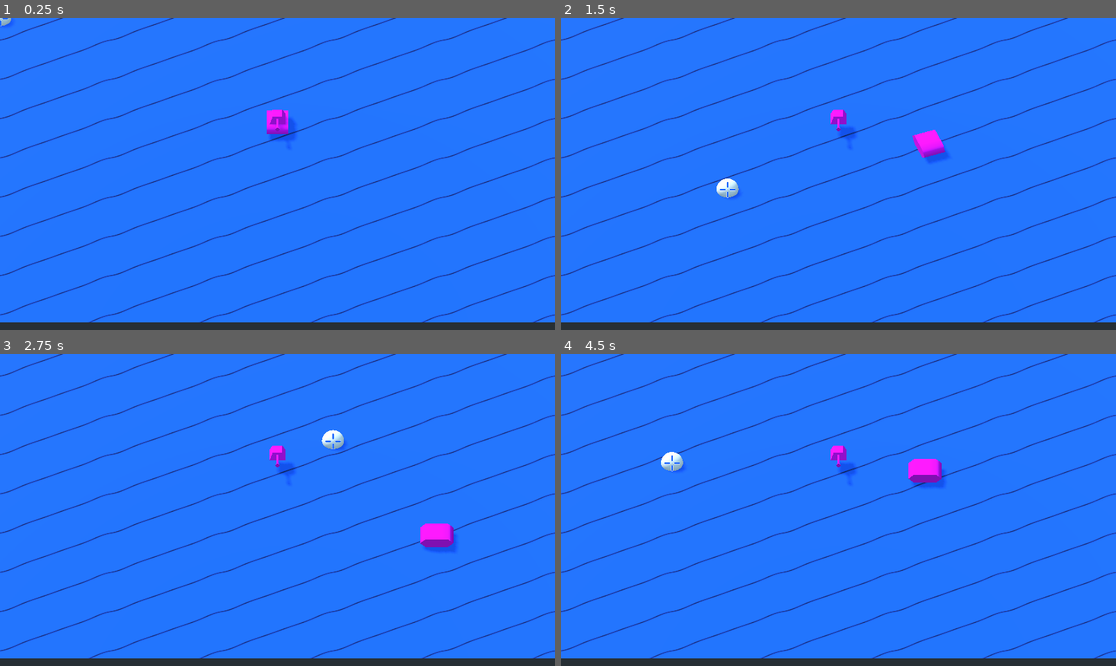
Above: before the commit, frames 1-4 (two rows, left to right).
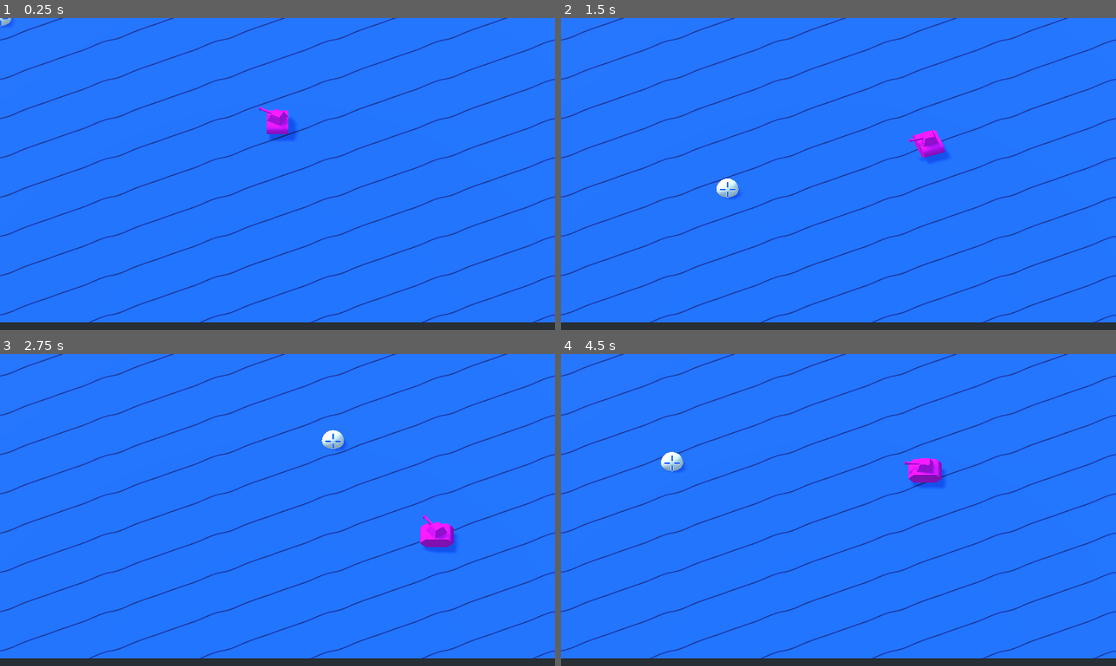
Above: after the commit, the same moments.

Repository: Hasnep/combatanks
Game: Godot game, scene res://World.tscn
Two runs of this game, one before a commit and one after it. Both use one fixed random seed, a clock stepped at 60 frames per second and the inputs below.
Inputs (mouse positions are in pixels of both pictures, inside the frame that each line leads up to):
- Up to frame 1 (0.25 s): no input
- Up to frame 2 (1.5 s): tap Enter at 0.5 s; move the mouse to (960, 158) at 0.52 s; hold Right (move_right) 0.53-1.28 s; move the mouse to (727, 189) at 1.27 s; hold Down (move_down) from 1.28 s (still down)
- Up to frame 3 (2.75 s): move the mouse to (333, 441) at 2.02 s; release Down (move_down) at 2.03 s; hold Right (move_right) from 2.03 s (still down)
- Up to frame 4 (4.5 s): move the mouse to (810, 572) at 2.77 s; release Right (move_right) at 2.78 s; hold Up (move_up) 2.78-3.53 s; move the mouse to (1005, 556) at 3.52 s; hold Left (move_left) from 3.53 s (still down); move the mouse to (672, 463) at 4.27 s

The runs differ from the first frame. In frame 1, less than 0.1% of the frame differs, in the area x 46-53%, y 28-42%; in frame 2, 0.4%; in frame 3, 0.4%, in the area x 48-82%, y 29-60%; in frame 4, 0.4%.

Commit message:
Make tank turret follow tank base

Diff:
--- a/Tank/Tank.tscn
+++ b/Tank/Tank.tscn
@@ -26,7 +26,7 @@
 transform = Transform( 1, 0, 0, 0, 1, 0, 0, 0, 1, 0, 1, 0 )
 shape = SubResource( 1 )
 
-[node name="TankBaseModel" type="MeshInstance" parent="TankBase"]
+[node name="TankBase" type="MeshInstance" parent="TankBase"]
 material_override = ExtResource( 1 )
 mesh = ExtResource( 5 )
 material/0 = null
--- a/Tank/TankBase.gd
+++ b/Tank/TankBase.gd
@@ -1,4 +1,6 @@
 extends KinematicBody
+
+onready var tank: Spatial = $"../Tank"
 
 const max_speed: float = 10.0
 const max_angular_velocity: float = 0.1
--- a/Tank/TankTurret.gd
+++ b/Tank/TankTurret.gd
@@ -1,8 +1,11 @@
 extends MeshInstance
 
-onready var mouse_marker: MeshInstance = $"../MouseMarker"
+onready var tank_base: KinematicBody = $"../TankBase"
+onready var mouse_marker: MeshInstance = $"../../MouseMarker"
 
-func process(delta: float):
+func _process(delta: float):
+	transform.origin = tank_base.transform.origin
+
 	# Make turret face mouse
 	var mouse_position_2d: Vector2 = Vector2(mouse_marker.transform.origin.x, mouse_marker.transform.origin.z)
 	var tank_position_2d: Vector2 = Vector2(transform.origin.x, transform.origin.z)
